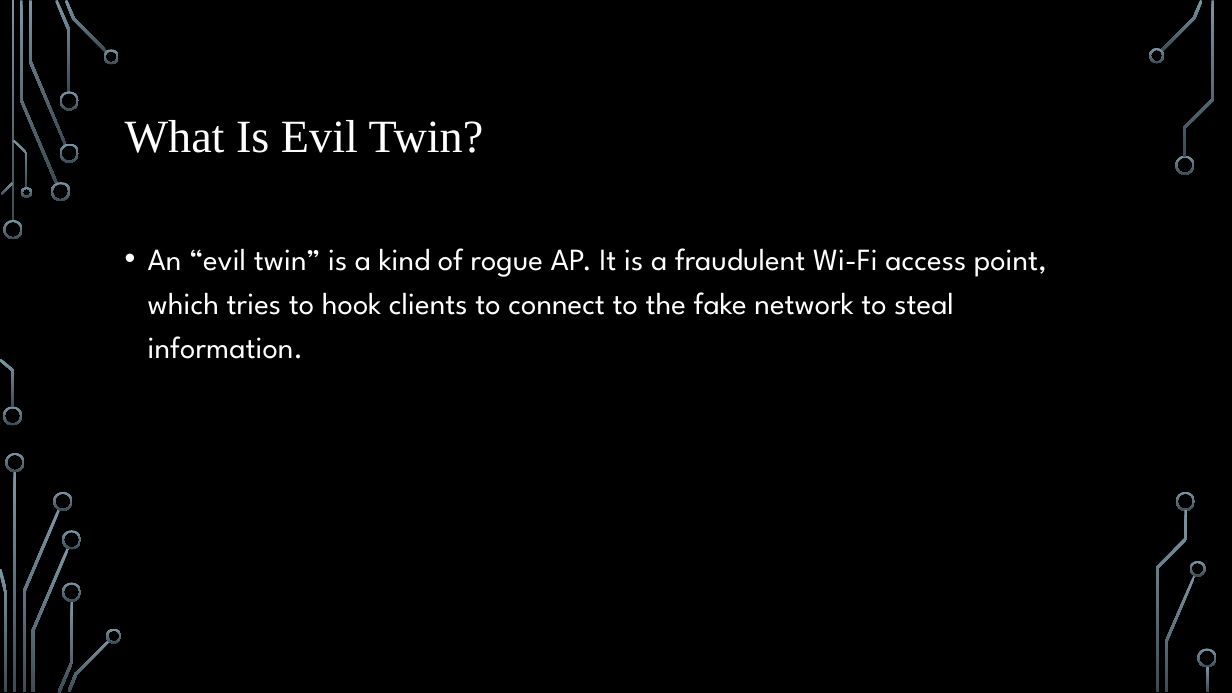
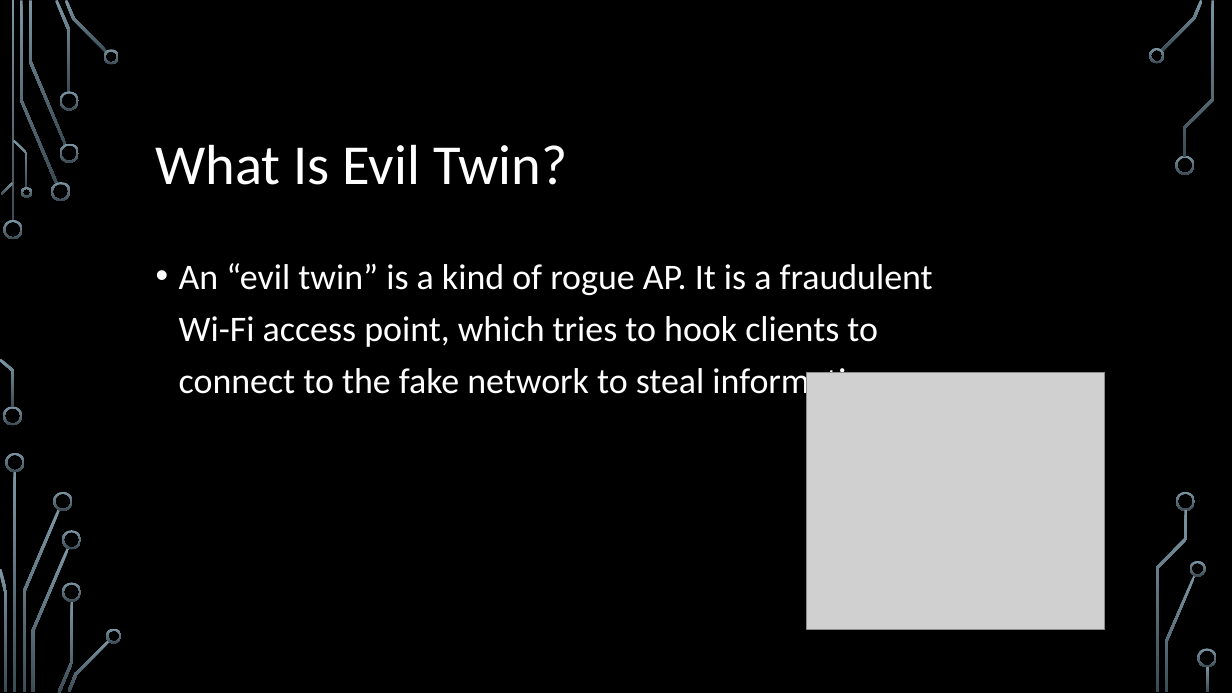
Before and after one commit to jessethd/EthicalHackingFinal, a slide deck: slide 3 of Presentation.pptx. Drawn at 1232x693 pixels with LibreOffice and Linux fonts; fonts in the diff are those of the drawing; grey boxes stand for pictures; background and template pictures are left out. Boxes give left, top, right and bottom in pixels: in the first picture for what was removed or moved away, otherwise in the second. Text is boxed around its words. In the diff, an @@ line names an element or a change of style, - is before the commit and + after.

```diff
--- a/Presentation.pptx
+++ b/Presentation.pptx
@@ title "What Is Evil Twin?": place and size @@
-title "What Is Evil Twin?" at bbox=[125, 120, 484, 153]
+title "What Is Evil Twin?" at bbox=[156, 144, 567, 185]
@@ title "What Is Evil Twin?" at bbox=[156, 144, 567, 185]: size 36 to 44 pt, font Times New Roman to Calibri @@
@@ text "An “evil twin” is a ...": place and size @@
-text "An “evil twin” is a ..." at bbox=[148, 248, 1047, 359]
+text "An “evil twin” is a ..." at bbox=[179, 263, 933, 402]
@@ text "An “evil twin” is a ..." at bbox=[179, 263, 933, 402]: size 24 to 28 pt, font League Spartan to Calibri @@
@@ picture added at bbox=[806, 372, 1105, 629] @@
```
Also in this commit, not shown: 11 other slides changed.
